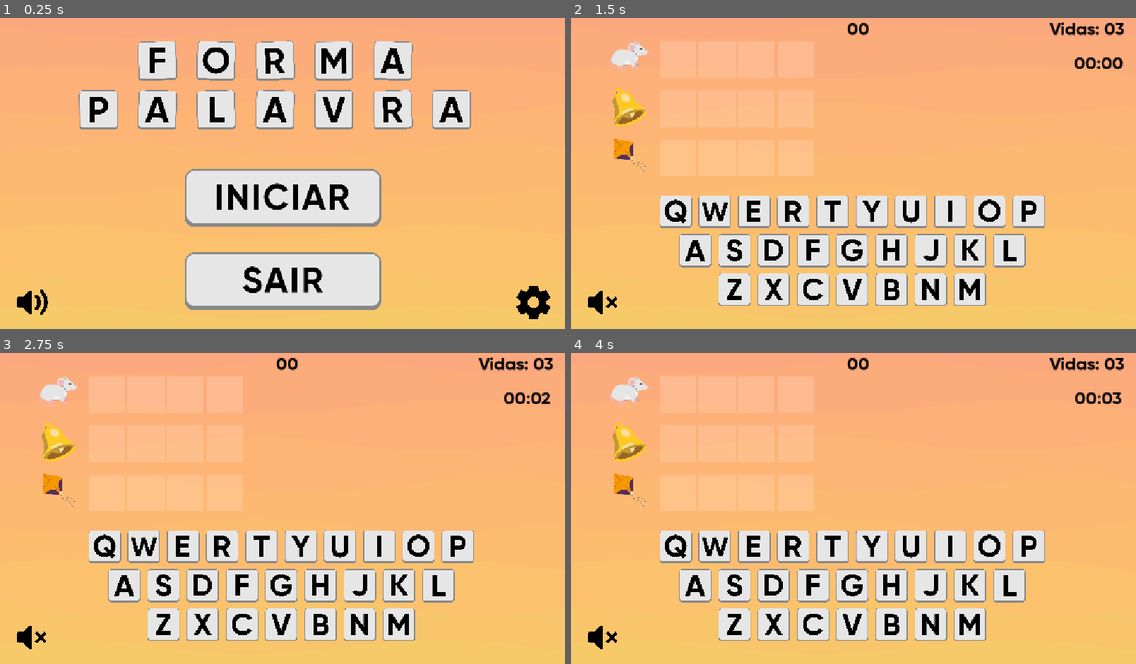
Above: before the commit, frames 1-4 (two rows, left to right).
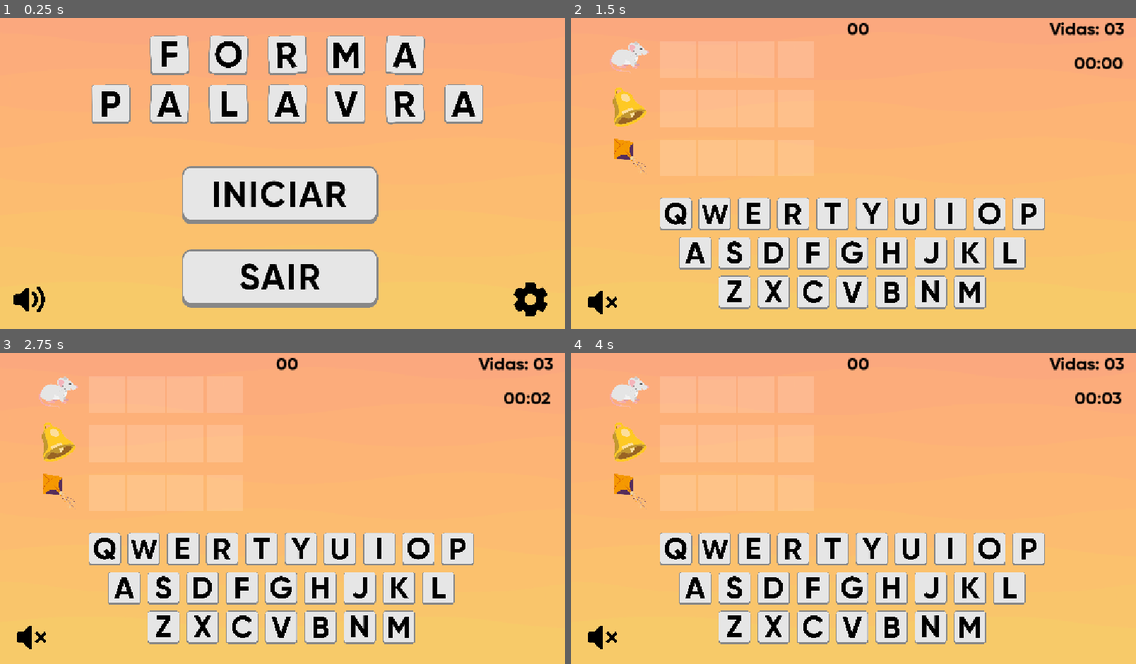
Above: after the commit, the same moments.

Repository: pinhorenan/letramania
Game: Godot game, scene res://scenes/menu.tscn
Same seed, same stepped clock (60 frames per second), same inputs: the game is played once before the commit and once after it.
Inputs (mouse positions are in pixels of both pictures, inside the frame that each line leads up to; where the layout moved, square brackets give the same spot in the first picture):
- Up to frame 1 (0.25 s): no input
- Up to frame 2 (1.5 s): click (847, 195) [853, 198] at 0.5 s; click (604, 301) at 1.25 s
- Up to frame 3 (2.75 s): click (124, 589) [124, 586] at 2 s
- Up to frame 4 (4 s): click (893, 626) [893, 623] at 2.75 s; click (813, 626) [813, 623] at 3.5 s

The runs differ from the first frame. In frame 1, 17% of the frame differs, in the area x 2-98%, y 5-97%; in frame 2, 5.3%; in frame 3, 5.3%; in frame 4, 5.3%.

Commit message:
Adaptando para Mobile

Diff:
--- a/project.godot
+++ b/project.godot
@@ -12,7 +12,7 @@
 
 config/name="Forma Palavra"
 run/main_scene="res://scenes/menu.tscn"
-config/features=PackedStringArray("4.3", "Mobile")
+config/features=PackedStringArray("4.4", "Mobile")
 config/icon="res://recursos/letras/p.png"
 
 [audio]
@@ -27,6 +27,8 @@
 
 [display]
 
+window/size/window_width_override=700
+window/size/window_height_override=1080
 window/stretch/mode="canvas_items"
 window/stretch/aspect="expand"
 
--- a/scenes/game.tscn
+++ b/scenes/game.tscn
@@ -34,18 +34,9 @@
 [ext_resource type="Texture2D" uid="uid://dn7vqbbk0d2oq" path="res://recursos/letras/y.png" id="29_t5wpc"]
 [ext_resource type="Texture2D" uid="uid://bpv34u1p0j71l" path="res://recursos/letras/z.png" id="30_631hs"]
 [ext_resource type="Texture2D" uid="uid://wblgq314faxd" path="res://recursos/letras/x.png" id="31_fwf74"]
-[ext_resource type="Script" path="res://scripts/global/botao_musica.gd" id="34_0w6ho"]
+[ext_resource type="Script" uid="uid://c16aya8f236vp" path="res://scripts/global/botao_musica.gd" id="34_0w6ho"]
 
 [node name="Node2D" type="Node2D"]
-
-[node name="Background" type="TextureRect" parent="."]
-offset_left = -68.0
-offset_top = -21.0
-offset_right = 1233.0
-offset_bottom = 711.0
-texture = ExtResource("1_itbuk")
-expand_mode = 1
-stretch_mode = 4
 
 [node name="Control" type="Control" parent="."]
 layout_mode = 3
@@ -53,6 +44,16 @@
 offset_right = 5.0
 offset_bottom = 5.0
 script = ExtResource("2_75y6d")
+
+[node name="Background" type="TextureRect" parent="Control"]
+z_index = -2
+layout_mode = 2
+offset_right = 40.0
+grow_horizontal = 2
+grow_vertical = 2
+texture = ExtResource("1_itbuk")
+expand_mode = 1
+stretch_mode = 4
 
 [node name="MusgaOnOff" type="TextureButton" parent="Control"]
 custom_minimum_size = Vector2(70, 70)
@@ -94,9 +95,13 @@
 script = ExtResource("2_65ee8")
 
 [node name="Letras" type="Control" parent="Control"]
-anchors_preset = 0
-offset_right = 40.0
-offset_bottom = 40.0
+layout_mode = 1
+anchors_preset = 12
+anchor_top = 1.0
+anchor_right = 1.0
+anchor_bottom = 1.0
+grow_horizontal = 2
+grow_vertical = 0
 
 [node name="A" type="Button" parent="Control/Letras"]
 custom_minimum_size = Vector2(75, 75)
--- a/scenes/menu.tscn
+++ b/scenes/menu.tscn
@@ -32,18 +32,28 @@
 script = ExtResource("1_qvqax")
 
 [node name="Background" type="TextureRect" parent="."]
-layout_mode = 0
-offset_left = -68.0
-offset_top = -21.0
-offset_right = 1233.0
-offset_bottom = 711.0
+layout_direction = 2
+layout_mode = 1
+anchors_preset = 15
+anchor_right = 1.0
+anchor_bottom = 1.0
+grow_horizontal = 2
+grow_vertical = 2
 texture = ExtResource("1_04q62")
 expand_mode = 1
 
 [node name="Botoes" type="Control" parent="."]
-anchors_preset = 0
-offset_right = 40.0
-offset_bottom = 40.0
+layout_mode = 1
+anchors_preset = 7
+anchor_left = 0.5
+anchor_top = 1.0
+anchor_right = 0.5
+anchor_bottom = 1.0
+offset_left = -20.0
+offset_top = -40.0
+offset_right = 20.0
+grow_horizontal = 2
+grow_vertical = 0
 
 [node name="Iniciar" type="TextureButton" parent="Botoes"]
 custom_minimum_size = Vector2(400, 120)
@@ -53,10 +63,10 @@
 anchor_top = 0.5
 anchor_right = 0.5
 anchor_bottom = 0.5
-offset_left = 356.0
-offset_top = 300.0
-offset_right = 756.0
-offset_bottom = 420.0
+offset_left = -206.0
+offset_top = -314.0
+offset_right = 194.0
+offset_bottom = -194.0
 grow_horizontal = 2
 grow_vertical = 2
 texture_normal = ExtResource("3_w46fu")
@@ -73,10 +83,10 @@
 anchor_top = 0.5
 anchor_right = 0.5
 anchor_bottom = 0.5
-offset_left = 356.0
-offset_top = 470.0
-offset_right = 756.0
-offset_bottom = 590.0
+offset_left = -206.0
+offset_top = -144.0
+offset_right = 194.0
+offset_bottom = -24.0
 grow_horizontal = 2
 grow_vertical = 2
 texture_normal = ExtResource("6_phrpi")
@@ -91,10 +101,10 @@
 anchors_preset = 2
 anchor_top = 1.0
 anchor_bottom = 1.0
-offset_left = 30.0
-offset_top = 518.0
-offset_right = 100.0
-offset_bottom = 588.0
+offset_left = -532.0
+offset_top = -96.0
+offset_right = -462.0
+offset_bottom = -26.0
 grow_vertical = 0
 focus_mode = 0
 action_mode = 0
@@ -114,10 +124,10 @@
 anchor_top = 1.0
 anchor_right = 1.0
 anchor_bottom = 1.0
-offset_left = 1012.0
-offset_top = 518.0
-offset_right = 1082.0
-offset_bottom = 588.0
+offset_left = 450.0
+offset_top = -96.0
+offset_right = 520.0
+offset_bottom = -26.0
 grow_horizontal = 0
 grow_vertical = 0
 focus_mode = 0
@@ -129,73 +139,74 @@
 stretch_mode = 5
 
 [node name="Titulo" type="Node2D" parent="."]
+position = Vector2(564, 134)
 script = ExtResource("15_0vx88")
 
 [node name="F" type="Sprite2D" parent="Titulo"]
-position = Vector2(320, 100)
+position = Vector2(-231, -41.6284)
 rotation = -0.0174533
 scale = Vector2(0.2, 0.2)
 texture = ExtResource("14_t4tlp")
 
 [node name="O" type="Sprite2D" parent="Titulo"]
-position = Vector2(440, 100)
+position = Vector2(-111, -41.6284)
 rotation = 0.0261799
 scale = Vector2(0.2, 0.2)
 texture = ExtResource("16_str0a")
 
 [node name="R" type="Sprite2D" parent="Titulo"]
-position = Vector2(560, 100)
+position = Vector2(9, -41.6284)
 rotation = -0.0349066
 scale = Vector2(0.2, 0.2)
 texture = ExtResource("17_p1gw0")
 
 [node name="M" type="Sprite2D" parent="Titulo"]
-position = Vector2(680, 100)
+position = Vector2(129, -41.6284)
 scale = Vector2(0.2, 0.2)
 texture = ExtResource("18_d7kp2")
 
 [node name="A" type="Sprite2D" parent="Titulo"]
-position = Vector2(800, 100)
+position = Vector2(249, -41.6284)
 rotation = 0.0349066
 scale = Vector2(0.2, 0.2)
 texture = ExtResource("19_gpfhg")
 
 [node name="A2" type="Sprite2D" parent="Titulo"]
-position = Vector2(320, 200)
+position = Vector2(-231, 58.3716)
 rotation = 0.0261799
 scale = Vector2(0.2, 0.2)
 texture = ExtResource("19_gpfhg")
 
 [node name="P" type="Sprite2D" parent="Titulo"]
-position = Vector2(200, 200)
+position = Vector2(-351, 58.3716)
 scale = Vector2(0.2, 0.2)
 texture = ExtResource("20_213ko")
 
 [node name="L" type="Sprite2D" parent="Titulo"]
-position = Vector2(440, 200)
+position = Vector2(-111, 58.3716)
 rotation = -0.0174533
 scale = Vector2(0.2, 0.2)
 texture = ExtResource("21_xdyxl")
 
 [node name="A3" type="Sprite2D" parent="Titulo"]
-position = Vector2(560, 200)
+position = Vector2(9.00006, 58.3716)
 rotation = 0.0261799
 scale = Vector2(0.2, 0.2)
 texture = ExtResource("19_gpfhg")
 
 [node name="V" type="Sprite2D" parent="Titulo"]
-position = Vector2(680, 200)
+position = Vector2(129, 58.3716)
 scale = Vector2(0.2, 0.2)
 texture = ExtResource("22_xuaro")
 
 [node name="R2" type="Sprite2D" parent="Titulo"]
-position = Vector2(800, 200)
+position = Vector2(249, 58.3716)
 rotation = -0.0261799
 scale = Vector2(0.2, 0.2)
 texture = ExtResource("17_p1gw0")
 
 [node name="A4" type="Sprite2D" parent="Titulo"]
-position = Vector2(920, 200)
+position = Vector2(369, 58.3716)
 rotation = 0.0174533
 scale = Vector2(0.2, 0.2)
 texture = ExtResource("19_gpfhg")
--- a/scripts/game/botoesGame.gd
+++ b/scripts/game/botoesGame.gd
@@ -1,5 +1,6 @@
 extends Control
 
+@onready var background = $Background
 @export var bus_name: String = "Musica"
 var musica: int
 @onready var label_tempo = $Tempo
@@ -11,6 +12,7 @@
 var pontuacao: int = 0
 
 func _ready() -> void:
+	ajustar_background()
 	label_pontuacao.visible = Configuracoes.config.pontuacao_ativada
 	label_tempo.visible = Configuracoes.config.temporizador_ativado
 	vidas = Configuracoes.config.vidas  # Valor inicial
@@ -39,6 +41,11 @@
 		tempo_decorrido += delta
 		atualizar_ui_tempo()
 
+func ajustar_background():
+	if background and background.texture:
+		background.size = get_viewport_rect().size
+		background.stretch_mode = TextureRect.STRETCH_KEEP_ASPECT_COVERED
+		background.z_index = -1
 # ----------------------------- Labels
 
 func iniciar_temporizador():
--- /dev/null
+++ b/scripts/global/background.gd
@@ -0,0 +1,15 @@
+extends Control
+
+@onready var background = $Background
+
+func _ready():
+	ajustar_background()
+
+func _notification(what):
+	if what == NOTIFICATION_RESIZED:
+		ajustar_background()
+
+func ajustar_background():
+	if background and background.texture:
+		background.size = get_viewport_rect().size
+		background.stretch_mode = TextureRect.STRETCH_KEEP_ASPECT_COVERED
--- a/scripts/menu/botoesMenu.gd
+++ b/scripts/menu/botoesMenu.gd
@@ -2,10 +2,16 @@
 
 @export var bus_name: String = "Musica"  # Permite definir o nome do bus no editor
 var musica: int
-
+@onready var background = $Background
 # Called when the node enters the scene tree for the first time.
 func _ready() -> void:
+	ajustar_background()
 	musica = AudioServer.get_bus_index(bus_name)
+
+func ajustar_background():
+	if background and background.texture:
+		background.size = get_viewport_rect().size
+		background.stretch_mode = TextureRect.STRETCH_KEEP_ASPECT_COVERED
 
 func _on_sair_pressed() -> void:
 	get_tree().quit()
--- a/scripts/menu/girando.gd
+++ b/scripts/menu/girando.gd
@@ -4,12 +4,20 @@
 var estados_filhos = {}
 
 func _ready():
+	ajustar_posicao()
+	var viewport_size = get_viewport_rect().size
+	position = Vector2(viewport_size.x / 2, -10)
 	# Inicializa o estado para cada filho
 	for filho in get_children():
 		if filho is Node2D:
 			estados_filhos[filho] = true  # Valor inicial de 'indo'
 
+func ajustar_posicao():
+	var viewport_size = get_viewport().get_visible_rect().size
+	position = Vector2(viewport_size.x / 2, viewport_size.y / 5)
+
 func _process(delta: float) -> void:
+	ajustar_posicao()
 	for filho in estados_filhos:
 		var indo = estados_filhos[filho]
 
Not shown, changed: export_presets.cfg
Not shown, changed: recursos/musicas e fontes/Gilroy-Black.ttf.import
Not shown, changed: recursos/musicas e fontes/Gilroy-Bold.ttf.import
Not shown, changed: recursos/musicas e fontes/Gilroy-Medium.ttf.import
Not shown, changed: recursos/musicas e fontes/Gilroy-Regular.ttf.import
Not shown: 1 places in scenes/config.tscn that only renumber resources
Not shown: 1 places in scenes/game.tscn that only renumber resources
Not shown: 2 places in scenes/menu.tscn that only renumber resources
Not shown, added: scripts/configs/botoesConfig.gd.uid
Not shown, added: scripts/configs/controleVida.gd.uid
Not shown, added: scripts/game/area_colisao.gd.uid
Not shown, added: scripts/game/arrastar.gd.uid
(and 11 more such lines)
